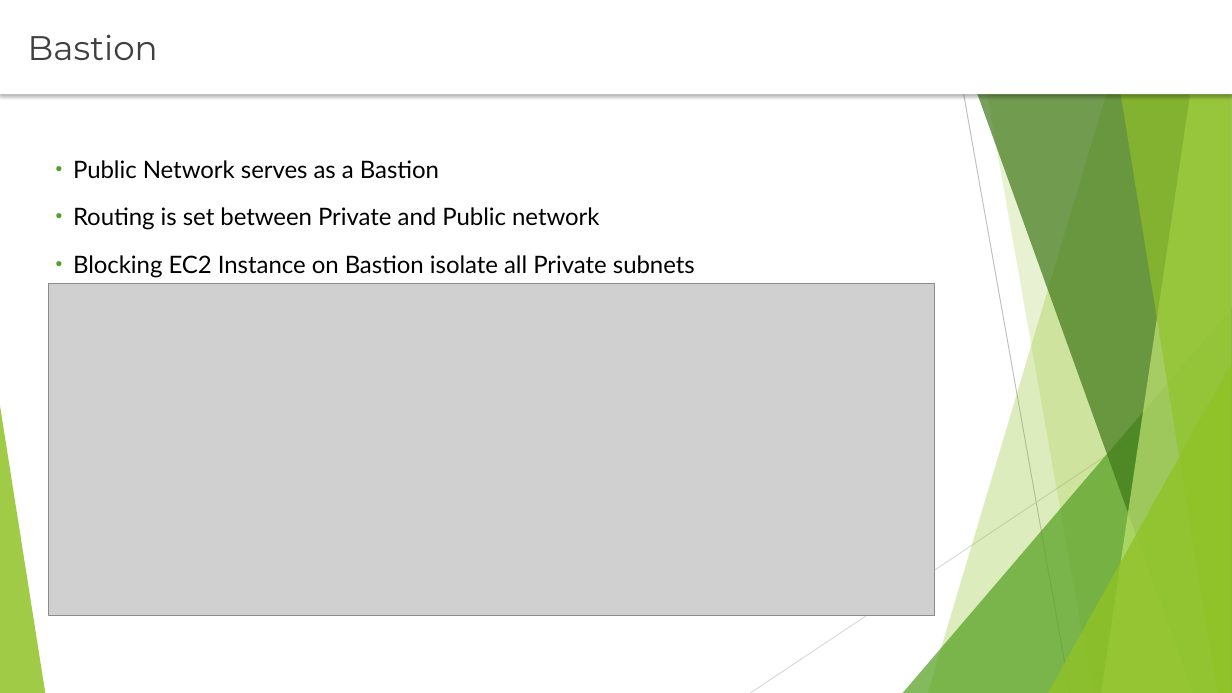
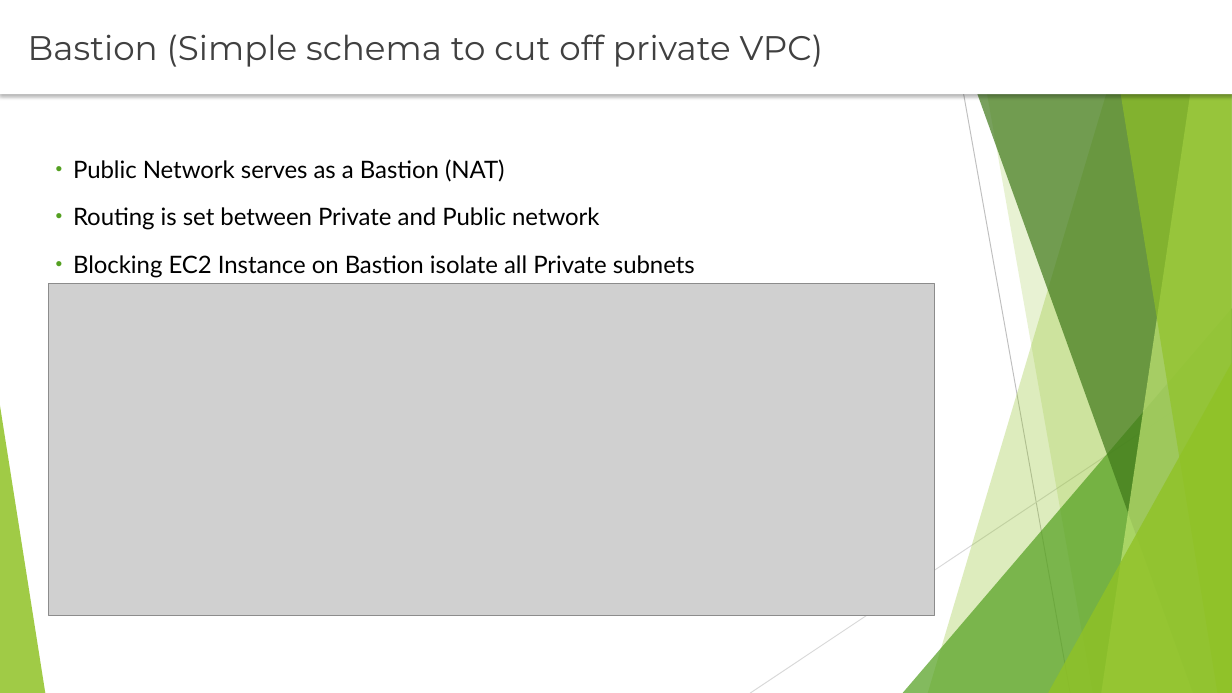
Before and after one commit to rusergei2010/AWSCourse2019, a slide deck: slide 12 of Lecture_5_VPC/vpc.pptx (slide 8 before the commit). Drawn at 1232x693 pixels with LibreOffice and Linux fonts; fonts in the diff are those of the drawing; grey boxes stand for pictures. Boxes give left, top, right and bottom in pixels: in the first picture for what was removed or moved away, otherwise in the second. Text is boxed around its words. In the diff, an @@ line names an element or a change of style, - is before the commit and + after.

```diff
--- a/Lecture_5_VPC/vpc.pptx
+++ b/Lecture_5_VPC/vpc.pptx
@@ text at (28, 34, 824, 67): text changed @@
-Bastion
+Bastion (Simple schema to cut off private VPC)
@@ text at (73, 159, 505, 182): text changed @@
-• Public Network serves as a Bastion
+• Public Network serves as a Bastion (NAT)
```
Also in this commit, not shown: 4 other slides changed, 4 slides added, 14 other files.
